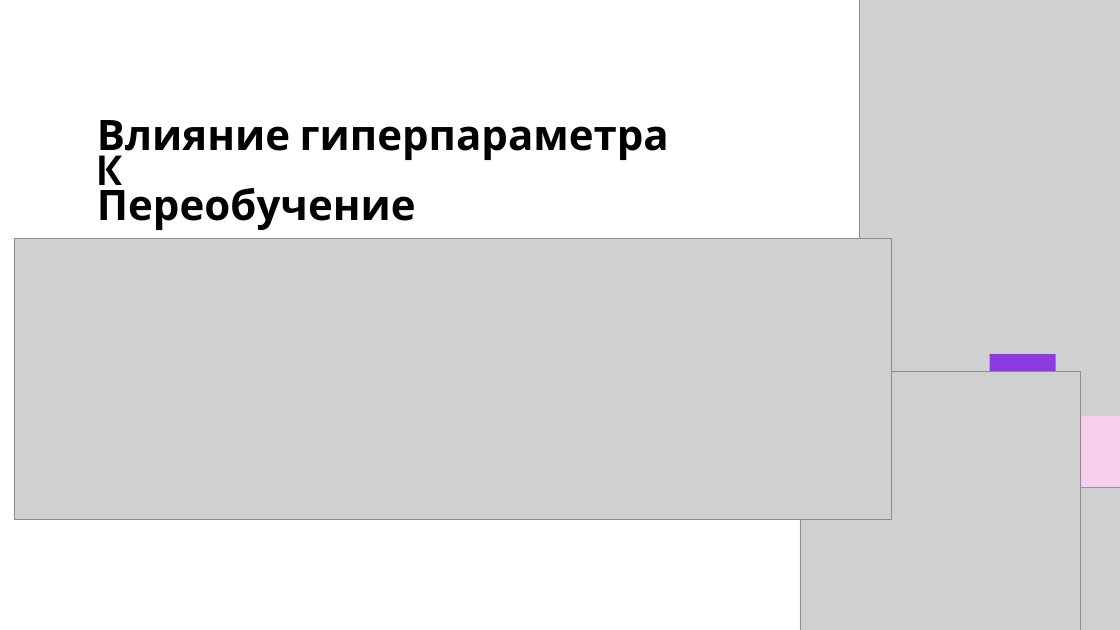
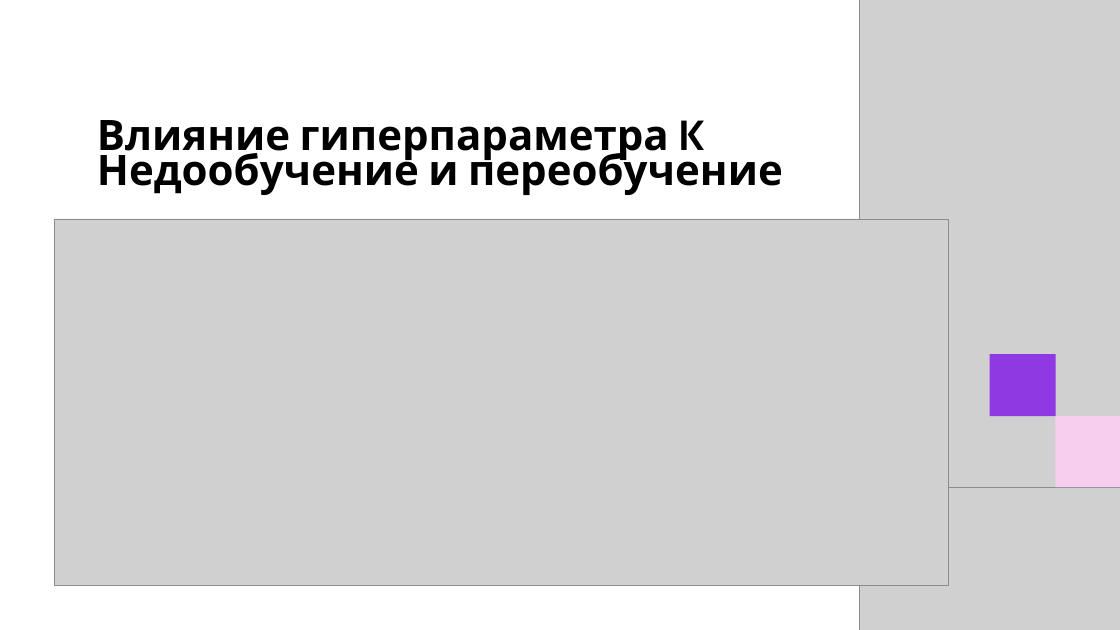
Before and after one commit to Ulatel/course_tsu_2026, a slide deck: slide 76 of Модуль 1. Введение в ML/1_Лекция.pptx. Drawn at 1120x630 pixels with LibreOffice and Linux fonts; fonts in the diff are those of the drawing; grey boxes stand for pictures. Boxes give left, top, right and bottom in pixels: in the first picture for what was removed or moved away, otherwise in the second. Text is boxed around its words. In the diff, an @@ line names an element or a change of style, - is before the commit and + after.

```diff
--- a/Модуль 1. Введение в ML/1_Лекция.pptx
+++ b/Модуль 1. Введение в ML/1_Лекция.pptx
@@ text at [97, 146, 783, 195]: text changed @@
-Переобучение
+Недообучение и переобучение
@@ picture: place and size @@
-picture at [14, 239, 892, 519]
+picture at [55, 219, 949, 586]
@@ picture removed at [800, 371, 1080, 630] @@
```
Also in this commit, not shown: 5 other slides changed, 4 other files.
